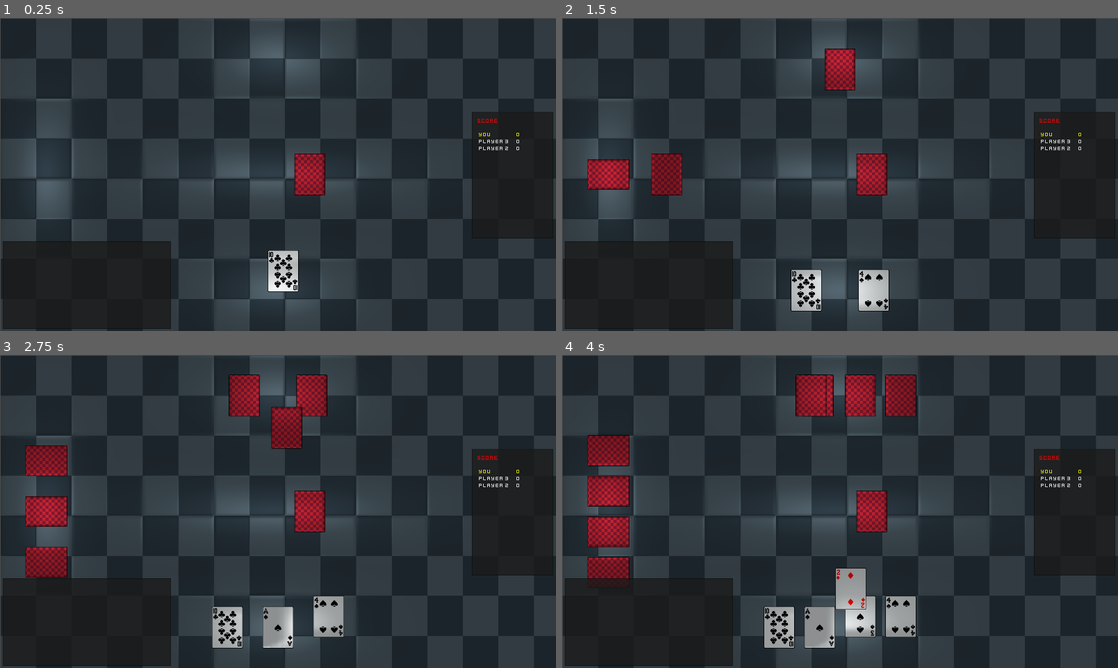
Above: before the commit, frames 1-4 (two rows, left to right).
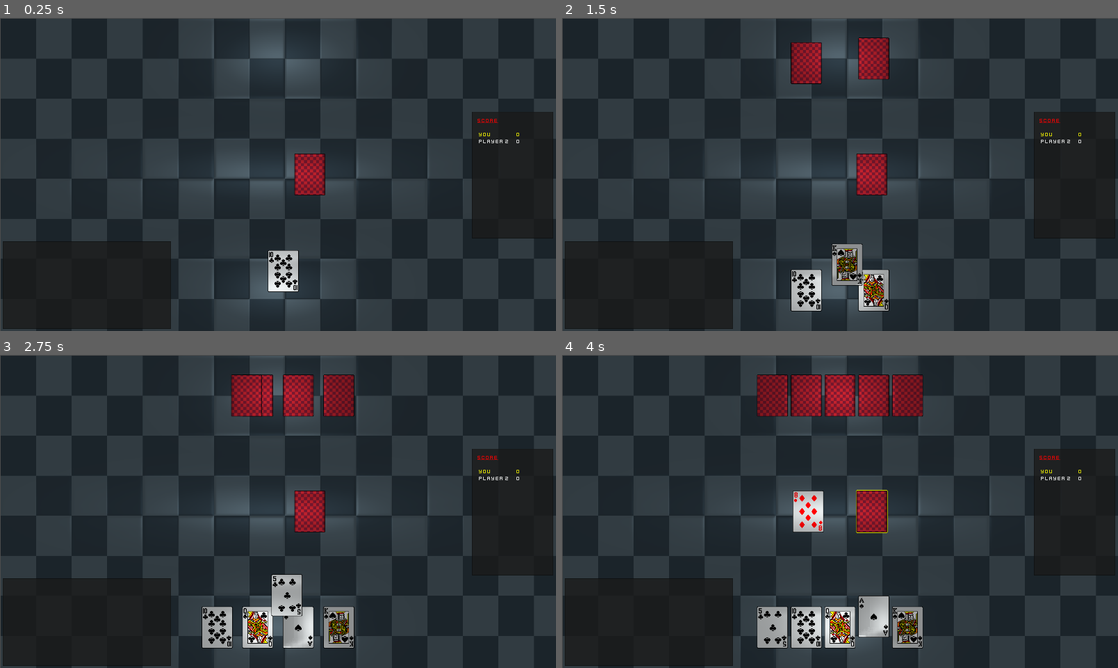
Above: after the commit, the same moments.

Repository: mhogar/CardGameEngine
Game: Godot game, scene res://core/game/una/Una.tscn
Two runs of this game, one before a commit and one after it. Both use one fixed random seed, a clock stepped at 60 frames per second and the inputs below.
Inputs (mouse positions are in pixels of both pictures, inside the frame that each line leads up to):
- Up to frame 1 (0.25 s): no input
- Up to frame 2 (1.5 s): move the mouse to (840, 290) at 0.52 s; click (840, 290) at 0.6 s; move the mouse to (840, 58) at 1.27 s; click (840, 58) at 1.35 s
- Up to frame 3 (2.75 s): move the mouse to (311, 627) at 2.02 s; click (311, 627) at 2.1 s
- Up to frame 4 (4 s): move the mouse to (840, 627) at 2.77 s; click (840, 627) at 2.85 s; move the mouse to (862, 627) at 3.52 s; click (862, 627) at 3.6 s

The runs differ from the first frame. In frame 1, 0.8% of the frame differs, in the area x 4-94%, y 25-65%; in frame 2, 5.2%; in frame 3, 9.5%; in frame 4, 10%, in the area x 4-94%, y 6-94%.

Commit message:
Add selectable number of players

Diff:
--- a/core/game/Game.gd
+++ b/core/game/Game.gd
@@ -5,8 +5,11 @@
 onready var replay_menu := $CanvasLayer/ReplayMenu
 
 onready var table := $Table
+onready var piles := $Table/Piles
 onready var players := $Table/Players
-onready var piles := $Table/Piles
+onready var human := $Table/Players/You
+
+export var num_players := 2
 
 var game_ctx : GameContext
 
@@ -28,17 +31,33 @@
 	pass
 
 
+func create_ai_controller() -> Node:
+	return preload("res://core/players/AIController.tscn").instance()
+
+
 func reset():
 	get_tree().call_group("Console", "clear_logs")
 
 	game_ctx.players.clear()
-	for player in players.get_children():
-		player.clear_decks()
-		game_ctx.players.append(player)
+	game_ctx.piles.clear()
+
+	_add_player(human)
+
+	for index in range(1, players.get_child_count()):
+		var player : Player = players.get_child(index)
+
+		if index >= num_players:
+			player.queue_free()
+			break
+
+		var controller := create_ai_controller()
+		controller.name = "Controller"
+
+		player.add_child(controller)
+		_add_player(player)
 
 	game_ctx.players.sort_custom(self, "_compare_players")
 
-	game_ctx.piles.clear()
 	for pile in piles.get_children():
 		pile.clear()
 		game_ctx.piles[pile.name] = pile
@@ -46,6 +65,11 @@
 
 func start():
 	game_loop.execute(game_ctx, { "num_iter": 1})
+
+
+func _add_player(player : Player):
+	player.clear_decks()
+	game_ctx.players.append(player)
 
 
 func _compare_players(a : Player, b : Player):
--- a/core/game/Game.tscn
+++ b/core/game/Game.tscn
@@ -6,7 +6,9 @@
 [ext_resource path="res://core/gui/game/Scoreboard.tscn" type="PackedScene" id=4]
 [ext_resource path="res://assets/table_tile.png" type="Texture" id=5]
 [ext_resource path="res://assets/table_tile_n.png" type="Texture" id=6]
+[ext_resource path="res://core/players/HumanController.tscn" type="PackedScene" id=7]
 [ext_resource path="res://core/gui/menu/ReplayMenu.tscn" type="PackedScene" id=8]
+[ext_resource path="res://core/game/una/UnaPlayer.tscn" type="PackedScene" id=9]
 
 [node name="Game" type="Node2D"]
 position = Vector2( 960, 540 )
@@ -54,7 +56,17 @@
 
 [node name="Players" type="Node2D" parent="Table"]
 
+[node name="You" parent="Table/Players" instance=ExtResource( 9 )]
+position = Vector2( 0, 400 )
+
+[node name="Hand" parent="Table/Players/You/Decks" index="0"]
+is_face_up = true
+
+[node name="Controller" parent="Table/Players/You" instance=ExtResource( 7 )]
+
 [node name="Piles" type="Node2D" parent="Table"]
 
 [connection signal="completed" from="GameLoop" to="." method="_on_GameLoop_completed"]
 [connection signal="play_again" from="CanvasLayer/ReplayMenu" to="." method="_on_ReplayMenu_play_again"]
+
+[editable path="Table/Players/You"]
--- a/core/game/una/Una.tscn
+++ b/core/game/una/Una.tscn
@@ -1,12 +1,10 @@
-[gd_scene load_steps=8 format=2]
+[gd_scene load_steps=6 format=2]
 
 [ext_resource path="res://core/game/una/Una.gd" type="Script" id=1]
 [ext_resource path="res://core/deck/Pile.tscn" type="PackedScene" id=2]
 [ext_resource path="res://core/game/una/UnaPlayer.tscn" type="PackedScene" id=3]
 [ext_resource path="res://core/game/Game.tscn" type="PackedScene" id=4]
 [ext_resource path="res://assets/light.png" type="Texture" id=5]
-[ext_resource path="res://core/players/HumanController.tscn" type="PackedScene" id=6]
-[ext_resource path="res://core/players/AIController.tscn" type="PackedScene" id=7]
 
 [node name="Una" instance=ExtResource( 4 )]
 script = ExtResource( 1 )
@@ -17,27 +15,15 @@
 energy = 0.7
 range_height = 150.0
 
-[node name="You" parent="Table/Players" index="0" instance=ExtResource( 3 )]
-position = Vector2( 0, 400 )
-
-[node name="Controller" parent="Table/Players/You" index="0" instance=ExtResource( 6 )]
-
-[node name="Hand" parent="Table/Players/You/Decks" index="0"]
-is_face_up = true
-
 [node name="Player 2" parent="Table/Players" index="1" instance=ExtResource( 3 )]
 position = Vector2( 0, -400 )
-rotation = 3.14159
+rotation = -3.14159
 table_index = 2
-
-[node name="Controller" parent="Table/Players/Player 2" index="2" instance=ExtResource( 7 )]
 
 [node name="Player 3" parent="Table/Players" index="2" instance=ExtResource( 3 )]
 position = Vector2( -800, 0 )
 rotation = 1.5708
 table_index = 1
-
-[node name="Controller" parent="Table/Players/Player 3" index="2" instance=ExtResource( 7 )]
 
 [node name="Play Pile" parent="Table/Piles" index="0" instance=ExtResource( 2 )]
 position = Vector2( -110, 0 )
Not shown: 1 places in core/game/Game.tscn that only renumber resources
